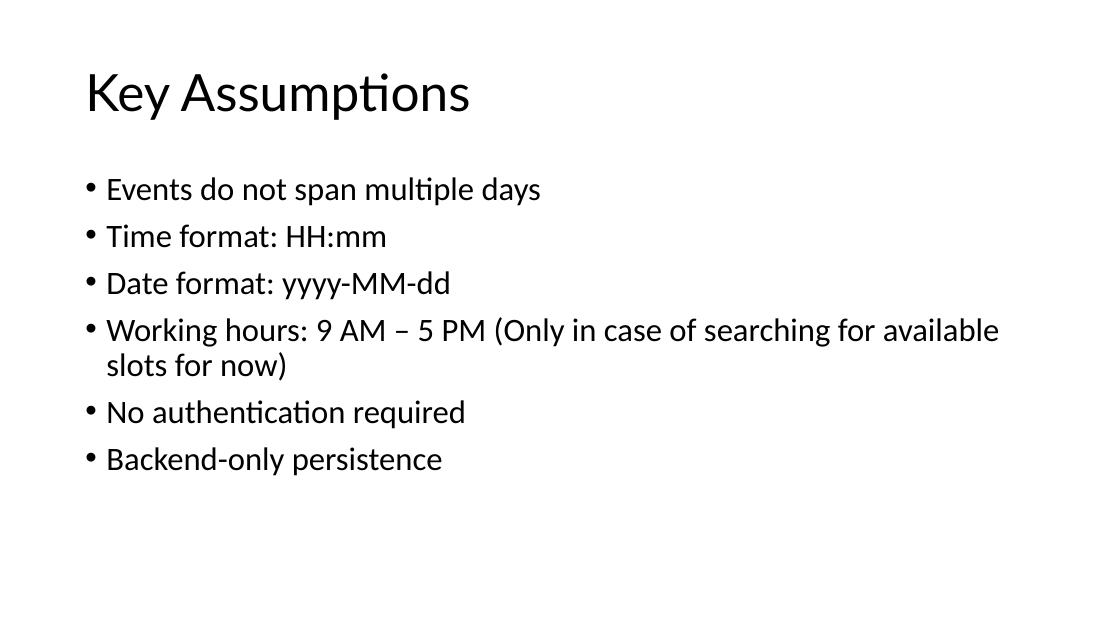
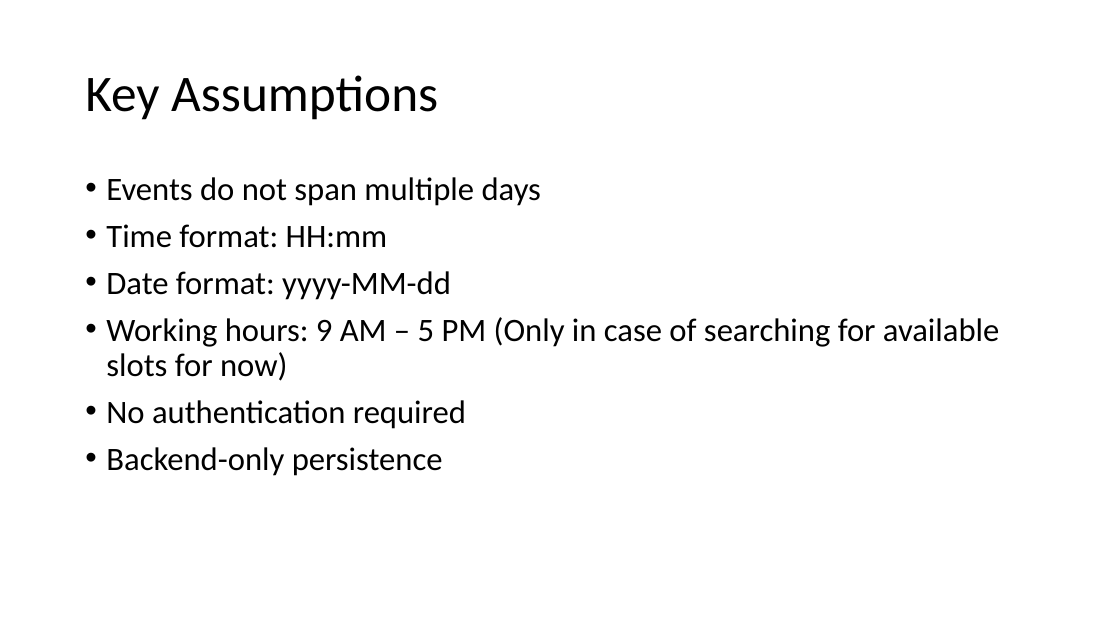
Before and after one commit to KavyaSreeKatakam/calendar-application, a slide deck: slide 17 of calendar-backend/Calendar-App-Presentation.pptx. Drawn at 1120x630 pixels with LibreOffice and Linux fonts; fonts in the diff are those of the drawing. Boxes give left, top, right and bottom in pixels: in the first picture for what was removed or moved away, otherwise in the second. Text is boxed around its words. In the diff, an @@ line names an element or a change of style, - is before the commit and + after.

```diff
--- a/calendar-backend/Calendar-App-Presentation.pptx
+++ b/calendar-backend/Calendar-App-Presentation.pptx
@@ title "Key Assumptions" at [85, 75, 438, 120]: font Lato to Calibri @@
```
Also in this commit, not shown: 17 other slides changed.
